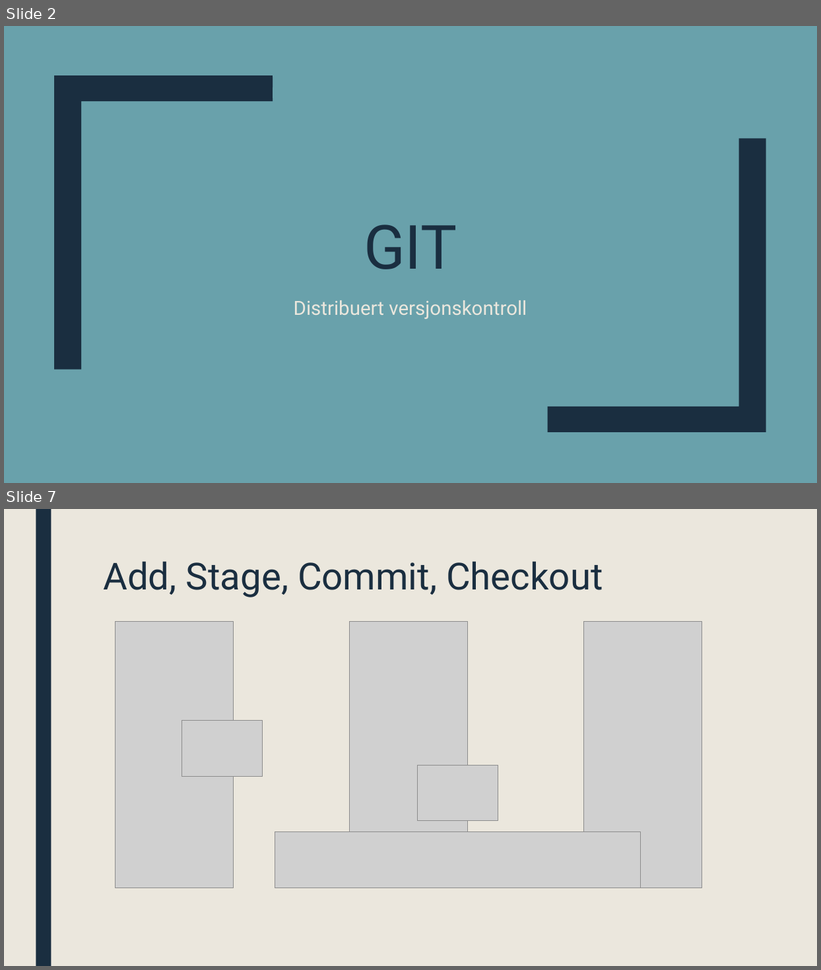
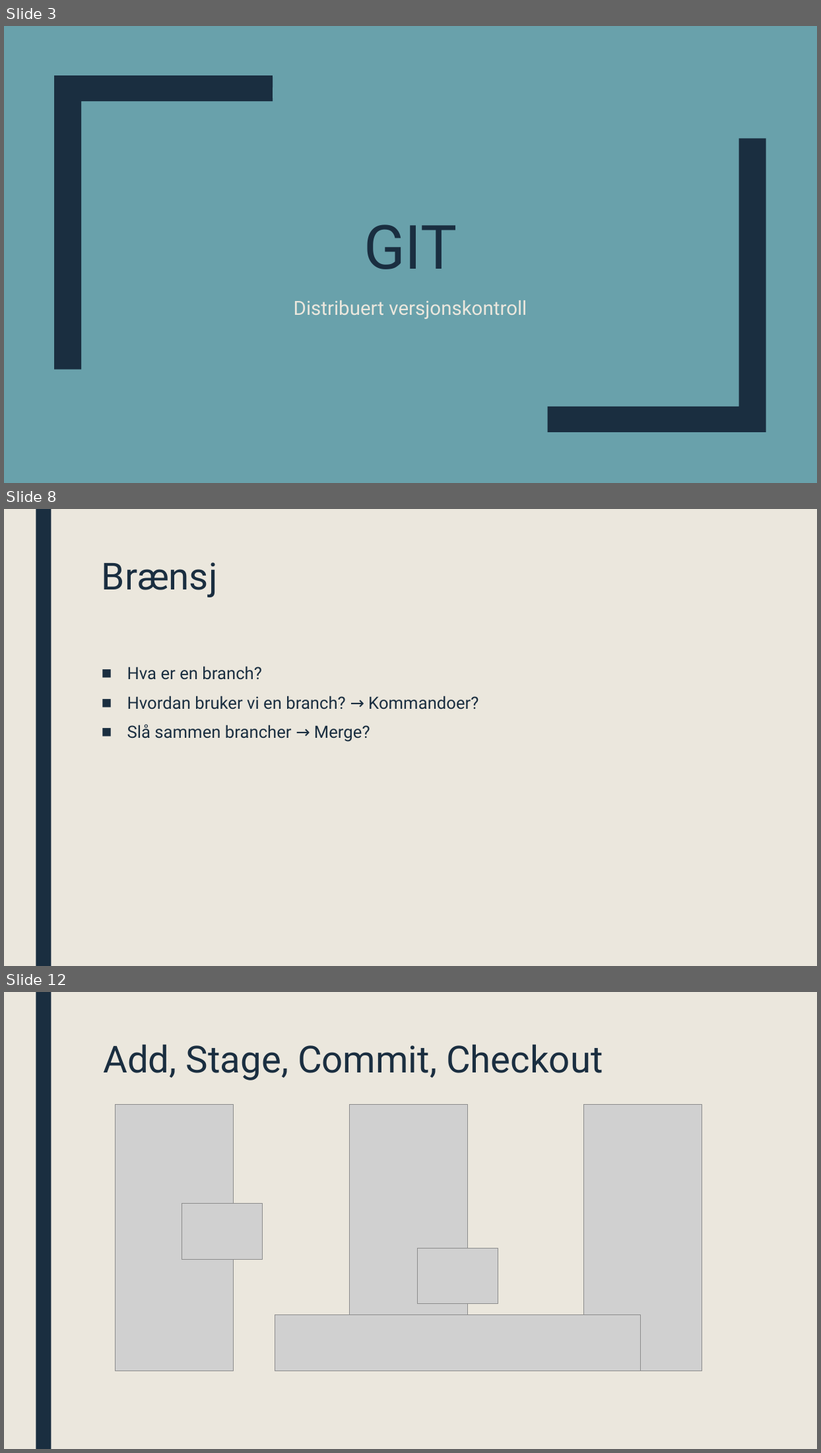
Before and after one commit to ufarm/sommer2016, a slide deck: GIT.pptx. Shown one above the other, each under a label of ours: slides 2 and 7 before the commit, slides 3, 8 and 12 after it; the slides between them are not shown. The pictures are 821x970 and 821x1453 pixels, drawn with LibreOffice and Linux fonts; fonts in the diff are those of the drawing; grey boxes stand for pictures. Boxes give left, top, right and bottom in pixels: in the first picture for what was removed or moved away, otherwise in the second. Text is boxed around its words. In the diff, an @@ line names an element or a change of style, - is before the commit and + after.

```diff
--- a/GIT.pptx
+++ b/GIT.pptx
@@ slide 8 added at (4,509,817,966), background #EBE7DD; not listed: 1 template element that a slide beside it also shows @@
@@ title added at (102,562,218,597), 44 pt, text #1A2E40 @@
+Brænsj
@@ text added at (127,666,479,742), 20 pt, text #1A2E40 @@
+■ Hva er en branch?
+■ Hvordan bruker vi en branch? → Kommandoer?
+■ Slå sammen brancher → Merge?
@@ what was slide 2 is now slide 3 @@
@@ what was slide 7 is now slide 12 @@
```
Also in this commit, not shown: 4 slides changed, 6 other slides added, 2 slides removed.
